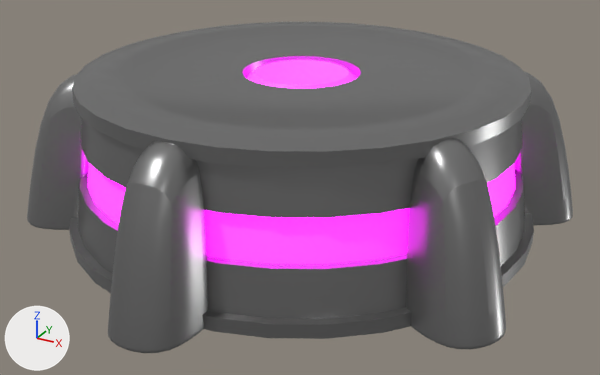
An edit to the Blender file Assets/Models/Furniture/CoffeeTable.blend, drawn before and after from the same camera.
Rendered twice from a camera (50 mm lens) standing at (1.67, -3.06, 1.65) and looking at (0.03, -0.07, 0.16). The axes (+X, +Y, +Z) are drawn at lower left. The lights are the same throughout.

Names of what the first picture shows: 'Table', 'Table Side Things', 'Table Side Things 2'.
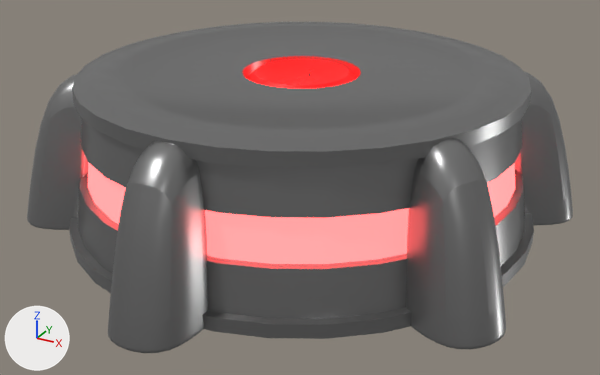
Changed parts and their boxes (x1, y1, x2, y2) in the pictures (600 x 375 px):
'Table', surface changed
    both: (79, 53, 524, 273)
'Table Side Things 2', surface changed (pink to red)
    both: (65, 132, 535, 272)
'Table Side Things', surface changed
    both: (117, 184, 207, 265)
part 1 of me_cylinder, surface changed
    both: (88, 60, 515, 264)

The change, as a diff of the scene's bpy script:
```diff
--- a/Assets/Models/Furniture/CoffeeTable.blend.py
+++ b/Assets/Models/Furniture/CoffeeTable.blend.py
@@ img_uvlayout_psd @@
+img_uvlayout_psd = load_image('UVLayout.psd', '../../Textures/UVLayout.png', 1920, 1080, 'sRGB')
@@ mat_glow @@
 n1 = _N.new('ShaderNodeBsdfPrincipled'); n1.name = 'Principled BSDF'
-n1.inputs[0].default_value = (0.8, 0.159, 0.775, 1.0)  # 'Base Color', pink #e76fe4
-n1.inputs[27].default_value = (0.941, 0.0, 1.0, 1.0)  # 'Emission Color', pink #f800ff
 n1.inputs[28].default_value = 3.3  # 'Emission Strength'
+n2 = _N.new('ShaderNodeTexImage'); n2.name = 'Image Texture'
+n2.image = img_uvlayout_psd
+n3 = _N.new('ShaderNodeTexImage'); n3.name = 'Image Texture.001'
+n3.image = img_uvlayout_psd
 _L.new(n1.outputs[0], n0.inputs[0])  # 'BSDF' to 'Surface'
+_L.new(n2.outputs[0], n1.inputs[0])  # 'Color' to 'Base Color'
+_L.new(n3.outputs[0], n1.inputs[27])  # 'Color' to 'Emission Color'
@@ me_cylinder @@
 me_cylinder.from_pydata(...)  # 608 vertices, 578 faces; spans x -1.04..1.04, y -1.04..1.04, z 0.0..0.69
 # used by ob_table; location = (0.0, 0.0, 0.0)
+# me_cylinder part 1: texture (UV) coordinates of 97 of 578 faces, centred in x -0.92..0.92, y -0.92..0.92, z 0.34..0.65, changed; they spanned u 0.16..0.6, v 0.03..0.29 and now span u 0.01..0.66, v 0.18..0.65
 me_cylinder.materials.append(mat_metal)
```
